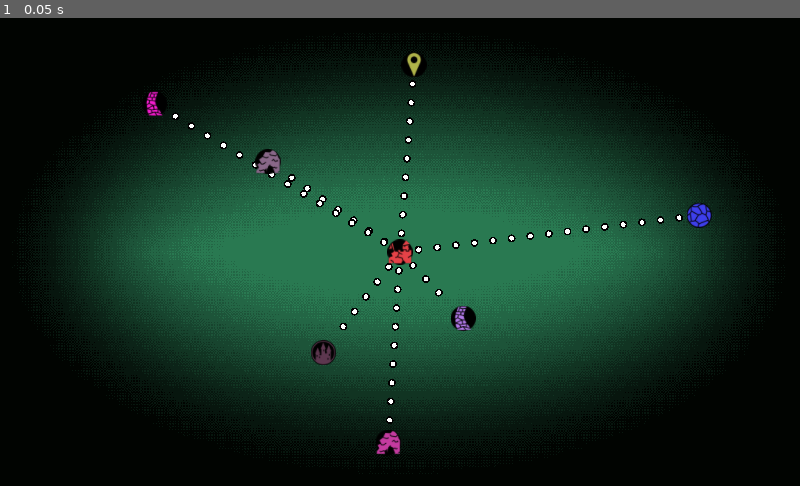
Above: before the commit, frame 1.
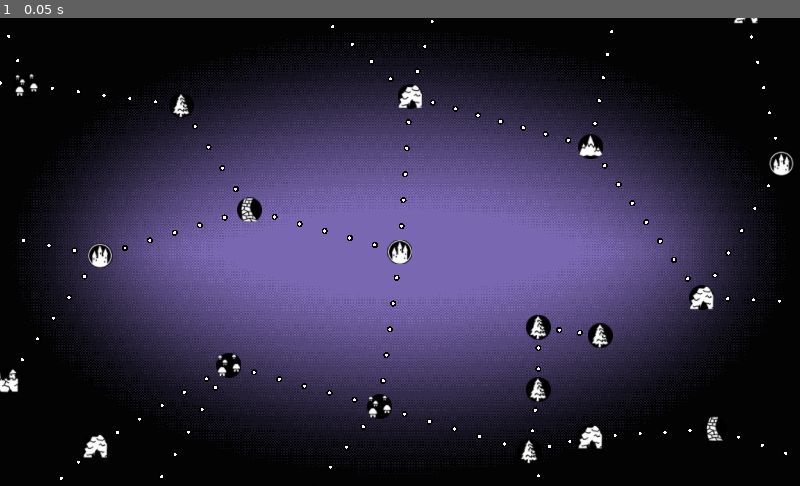
Above: after the commit, the same moment.

Repository: JRHard771/Fare
Game: Godot game, scene res://WorldMap.tscn
Two runs of this game, one before a commit and one after it. Both use one fixed random seed, a clock stepped at 60 frames per second and the inputs below.
Inputs:
- Up to frame 1 (0.05 s): no input

The runs differ from the first frame. In frame 1, 50% of the frame differs, in the area x 0-100%, y 0-99%.

Commit message:
Improved worldgen and aesthetic.

Diff:
--- a/MapNode.gd
+++ b/MapNode.gd
@@ -1,29 +1,31 @@
 extends Node2D
 
-var neighbors = []
-var current = false
+var type = null
+var exits = []
+var scale_dest = Vector2(0.0625, 0.0625)
 
 # Called when the node enters the scene tree for the first time.
 func _ready():
 	pass
 
-func set_texture(resource):
+func _process(delta):
+	var sprite = get_node("Sprite")
+	sprite.scale = sprite.scale.linear_interpolate(scale_dest, min(delta * 4, 1.0))
+
+func add_exit(node):
+	if !exits.find(node):
+		exits.append(node)
+	if !node.exits.find(self):
+		node.exits.append(self)
+
+func set_texture(resource, set_scale=0.0625):
 	var sprite = get_node("Sprite")
 	sprite.texture = resource
-	sprite.self_modulate = Color(randf()*0.9+0.1, randf()*0.9+0.1, randf()*0.9+0.1)
-	self.position.x = randi() % 960 + 32
-	self.position.y = randi() % 536 + 32
+	sprite.scale.x = set_scale
+	sprite.scale.y = set_scale
 
-func add_neighbor(mapnode):
-	neighbors.append(mapnode)
-	mapnode.neighbors.append(self)
+func _on_mouse_entered():
+	scale_dest = Vector2(0.125, 0.125)
 
-func _draw():
-	if current:
-		for n in neighbors:
-			var step = self.position.direction_to(n.position).normalized() * 24.0
-			var path_pos = Vector2(position.x + step.x, position.y + step.y)
-			while path_pos.distance_to(n.position) >= 24.0:
-				draw_circle(path_pos - position, 5, Color(0.0, 0.0, 0.0))
-				draw_circle(path_pos - position, 3, Color(1.0, 1.0, 1.0))
-				path_pos += step
+func _on_mouse_exited():
+	scale_dest = Vector2(0.0625, 0.0625)
--- a/MapNode.tscn
+++ b/MapNode.tscn
@@ -1,14 +1,24 @@
-[gd_scene load_steps=3 format=2]
+[gd_scene load_steps=4 format=2]
 
 [ext_resource path="res://MapNode.gd" type="Script" id=1]
 [ext_resource path="res://sprites/map/position-marker.png" type="Texture" id=2]
+
+[sub_resource type="CircleShape2D" id=1]
+radius = 32.0
 
 [node name="MapNode" type="Node2D"]
 script = ExtResource( 1 )
 
 [node name="Sprite" type="Sprite" parent="."]
 scale = Vector2( 0.063, 0.063 )
+z_index = 1
 texture = ExtResource( 2 )
 
-[node name="VisibilityNotifier2D" type="VisibilityNotifier2D" parent="."]
-rect = Rect2( -256, -150, 512, 300 )
+[node name="Area2D" type="Area2D" parent="."]
+monitoring = false
+monitorable = false
+
+[node name="Shape" type="CollisionShape2D" parent="Area2D"]
+shape = SubResource( 1 )
+[connection signal="mouse_entered" from="Area2D" to="." method="_on_mouse_entered"]
+[connection signal="mouse_exited" from="Area2D" to="." method="_on_mouse_exited"]
--- a/MapNodeTree.gd
+++ b/MapNodeTree.gd
@@ -1,32 +1,124 @@
 extends Node2D
 
-var IMG_RUINS = preload("res://sprites/map/castle-ruins.png")
-var IMG_CASTLE = preload("res://sprites/map/castle.png")
-var IMG_CAVE = preload("res://sprites/map/cave-entrance.png")
-var IMG_DOOR = preload("res://sprites/map/exit-door.png")
-var IMG_VILLAGE = preload("res://sprites/map/huts-village.png")
-var IMG_MOUNTAIN = preload("res://sprites/map/peaks.png")
-var IMG_FOREST = preload("res://sprites/map/pine-tree.png")
-var IMG_MARKER = preload("res://sprites/map/position-marker.png")
-var IMG_ROAD = preload("res://sprites/map/stone-path.png")
-var IMG_FLOOR = preload("res://sprites/map/stone-sphere.png")
-var images = [IMG_RUINS, IMG_CASTLE, IMG_CAVE, IMG_DOOR, IMG_VILLAGE,
-			  IMG_MOUNTAIN, IMG_FOREST, IMG_MARKER, IMG_ROAD, IMG_FLOOR]
 var MapNode = preload("res://MapNode.tscn")
+var MapPath = preload("res://MapPath.tscn")
+var terrain = {
+	dungeon = {
+		pad = pow(120, 2),
+		image = preload("res://sprites/map/castle-ruins.png")
+		},
+	city = {
+		pad = pow(200, 2),
+		image = preload("res://sprites/map/castle.png")
+		},
+	cave = {
+		pad = pow(80, 2),
+		image = preload("res://sprites/map/cave-entrance.png")
+		},
+	door = {
+		pad = pow(80, 2),
+		image = preload("res://sprites/map/exit-door.png")
+		},
+	village = {
+		pad = pow(200, 2),
+		image = preload("res://sprites/map/huts-village.png")
+		},
+	mountain = {
+		pad = pow(240, 2),
+		image = preload("res://sprites/map/peaks.png")
+		},
+	forest = {
+		pad = pow(80, 2),
+		image = preload("res://sprites/map/pine-tree.png")
+		},
+	marker = {
+		pad = pow(80, 2),
+		image = preload("res://sprites/map/position-marker.png")
+		},
+	road = {
+		pad = pow(160, 2),
+		image = preload("res://sprites/map/stone-path.png")
+		},
+	room = {
+		pad = pow(80, 2),
+		image = preload("res://sprites/map/stone-sphere.png")
+		}
+	}
+
+func random_terrain():
+	var options = ['dungeon', 'city', 'cave', 'village', 'mountain', 'forest', 'road']
+	return options[ randi() % 7 ]
+
+func add_path(node_a, node_b):
+	var path = MapPath.instance()
+	path.node_from = node_a
+	path.node_to = node_b
+	node_a.add_exit(node_b)
+	add_child(path)
+
+func path_length(type_a, type_b):
+	return sqrt(max(terrain[type_a]['pad'], terrain[type_b]['pad']))
+
+func populate(mnode):
+	for i in range(3):
+		spawn_node(mnode, random_terrain())
+		mnode.remove_from_group('Open Nodes')
+
+
+func check_spawn(pos, type):
+	var others = get_tree().get_nodes_in_group('MapNodes')
+	for n in others:
+		if pos.distance_squared_to(n.position) < max(terrain[type]['pad'], terrain[n.type]['pad']):
+			return false
+	return true
+
+func spawn_node(parent, type):
+	var edge = Vector2.RIGHT.rotated( randf() * PI ) * path_length(parent.type, type)
+	if check_spawn(parent.position + edge, type):
+		var new_node = MapNode.instance()
+		new_node.position = parent.position + edge
+		new_node.type = type
+		new_node.set_texture(terrain[type]['image'])
+		new_node.add_to_group('MapNodes')
+		new_node.add_to_group('Open Nodes')
+		add_child(new_node)
+		add_path(parent, new_node)
+		return true
+	else:
+		var rads = deg2rad(8)
+		for i in range(44):
+			edge = edge.rotated(rads)
+			if check_spawn(parent.position + edge, type):
+				var new_node = MapNode.instance()
+				new_node.position = parent.position + edge
+				new_node.type = type
+				new_node.set_texture(terrain[type]['image'])
+				new_node.add_to_group('MapNodes')
+				new_node.add_to_group('Open Nodes')
+				add_child(new_node)
+				add_path(parent, new_node)
+				return true
+	return false
 
 # Called when the node enters the scene tree for the first time.
 func _ready():
 	randomize()
-	for i in range(8):
-		var new_node = MapNode.instance()
-		new_node.set_texture(images[randi()%10])
-		if i == 0:
-			new_node.current = true
-			new_node.position.x = 512
-			new_node.position.y = 300
-		add_child(new_node)
-	var children = get_children()
-	var root = get_child(0)
-	for n in children:
-		if n == root: continue
-		root.add_neighbor(n)
+	var root = MapNode.instance()
+	root.position = Vector2(512, 300)
+	root.type = 'city'
+	root.set_texture(terrain['city']['image'])
+	root.add_to_group('MapNodes')
+	add_child(root)
+	populate(root)
+	for i in range(4):
+		var nodes = get_tree().get_nodes_in_group('Open Nodes')
+		for n in nodes:
+			populate(n)
+
+func _process(delta):
+	if Input.get_mouse_button_mask():
+		var mpos = get_global_mouse_position()
+		mpos.x = (mpos.x - 512) / 512.0
+		mpos.y = (mpos.y - 300) / 300.0
+		position.x -= mpos.x * delta * 512
+		position.y -= mpos.y * delta * 512
--- /dev/null
+++ b/MapPath.gd
@@ -0,0 +1,18 @@
+extends Node2D
+
+var node_from
+var node_to
+
+# Called when the node enters the scene tree for the first time.
+func _ready():
+	pass # Replace with function body.
+
+func _draw():
+	var distance = node_from.position.distance_to(node_to.position)
+	var dots = round(distance / 32)
+	var step = node_from.position.direction_to(node_to.position) * (distance / dots)
+	var pos = node_from.position + step
+	for i in range(dots-1):
+		draw_circle(pos, 4, Color(0,0,0))
+		draw_circle(pos, 2, Color(1,1,1))
+		pos += step
--- /dev/null
+++ b/MapPath.tscn
@@ -0,0 +1,6 @@
+[gd_scene load_steps=2 format=2]
+
+[ext_resource path="res://MapPath.gd" type="Script" id=1]
+
+[node name="MapPath" type="Node2D"]
+script = ExtResource( 1 )
--- a/WorldMap.gd
+++ b/WorldMap.gd
@@ -3,7 +3,7 @@
 # Called when the node enters the scene tree for the first time.
 func _ready():
 	var vinny = get_node("Vignette")
-	vinny.modulate = Color(0.17, 0.5, 0.34)
+	vinny.modulate = Color(randf()*0.8 + 0.1, randf()*0.8 + 0.1, randf()*0.8 + 0.1)
 
 # Called every frame. 'delta' is the elapsed time since the previous frame.
 #func _process(delta):
--- a/WorldMap.tscn
+++ b/WorldMap.tscn
@@ -11,6 +11,4 @@
 texture = ExtResource( 2 )
 centered = false
 
-[node name="Player" type="Node2D" parent="."]
-
-[node name="MapNodeTree" parent="Player" instance=ExtResource( 3 )]
+[node name="MapNodeTree" parent="." instance=ExtResource( 3 )]
Not shown, added: music/peace.ogg.import
Not shown, changed: debug.log
Not shown, added: music/peace.flp
Not shown, added: music/peace.ogg
